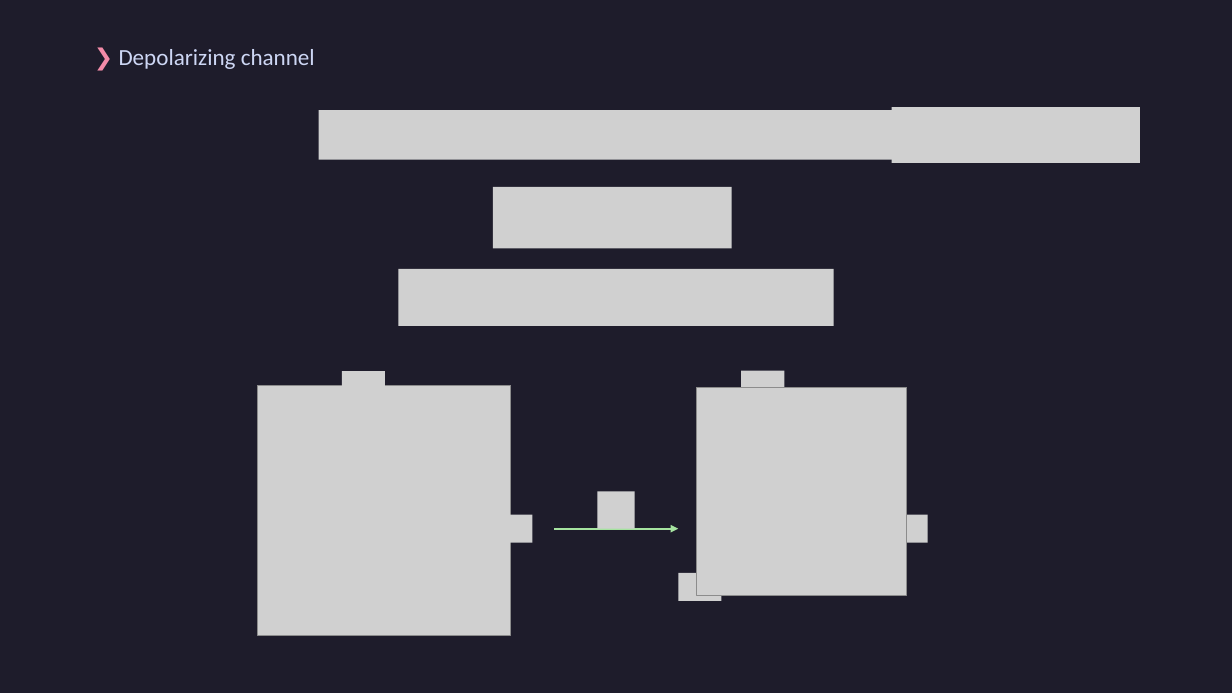
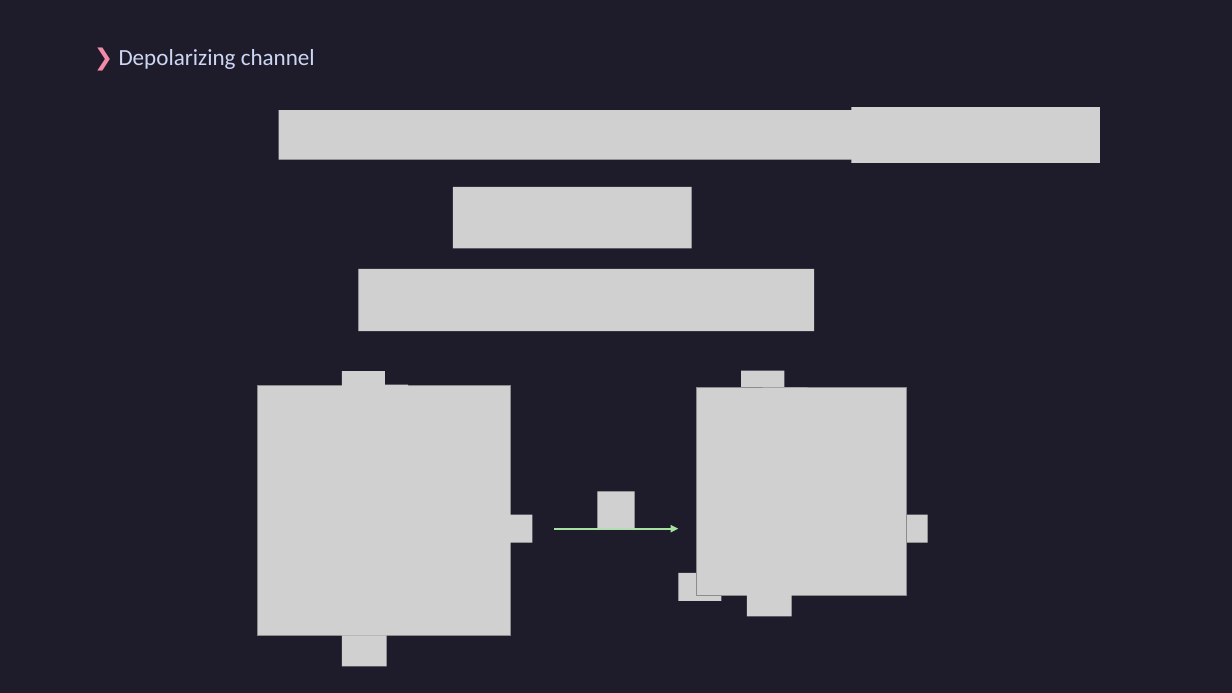
Before and after one commit to noszitomi/UCLQ_internship, a slide deck: slide 3 of presentations/error_channels.pptx. Drawn at 1232x693 pixels with LibreOffice and Linux fonts; fonts in the diff are those of the drawing; grey boxes stand for pictures. Boxes give left, top, right and bottom in pixels: in the first picture for what was removed or moved away, otherwise in the second. Text is boxed around its words. In the diff, an @@ line names an element or a change of style, - is before the commit and + after.

```diff
--- a/presentations/error_channels.pptx
+++ b/presentations/error_channels.pptx
@@ 3 pictures: place and size @@
-3 pictures at (319,107,1141,249)
+3 pictures at (278,107,1101,249)
@@ picture: place and size @@
-picture at (398,269,834,326)
+picture at (359,269,814,332)
@@ picture added at (763,388,809,420) @@
@@ picture added at (747,586,792,617) @@
@@ picture added at (342,636,387,667) @@
```
Also in this commit, not shown: 3 other slides changed.
